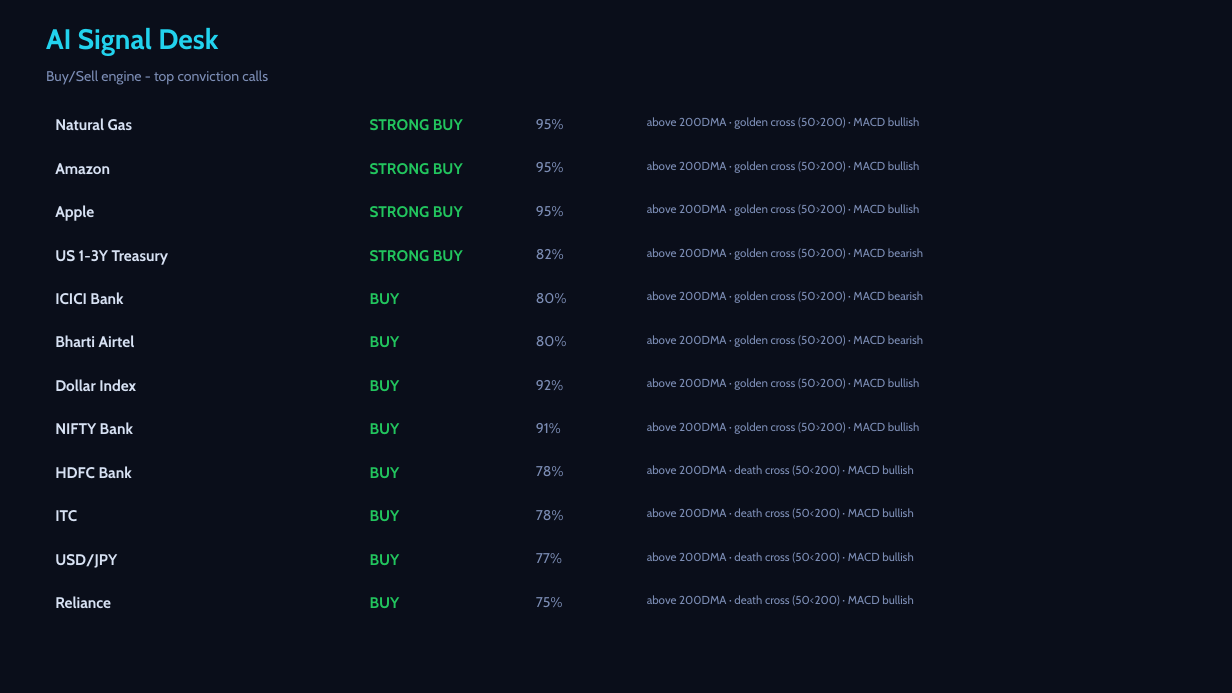
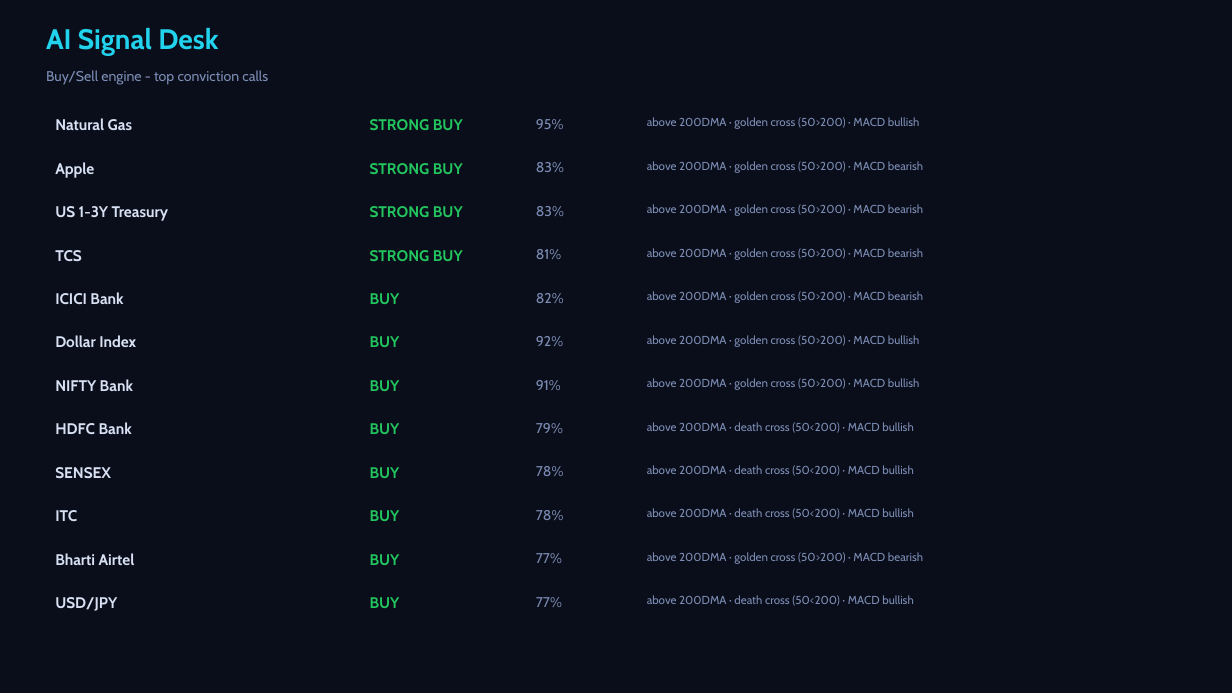
Before and after one commit to Pravkum23/pmr-terminal, a slide deck: slide 4 of docs/pmr_daily.pptx. Drawn at 1232x693 pixels with LibreOffice and Linux fonts; fonts in the diff are those of the drawing. Boxes give left, top, right and bottom in pixels: in the first picture for what was removed or moved away, otherwise in the second. Text is boxed around its words. In the diff, an @@ line names an element or a change of style, - is before the commit and + after.

```diff
--- a/docs/pmr_daily.pptx
+++ b/docs/pmr_daily.pptx
@@ text removed at (x1=55, y1=163, x2=110, y2=174) @@
-Amazon
@@ text at (x1=536, y1=162, x2=564, y2=172): text changed @@
-95%
+83%
@@ text at (x1=647, y1=161, x2=923, y2=173): text changed @@
-above 200DMA · golden cross (50>200) · MACD bullish
+above 200DMA · golden cross (50>200) · MACD bearish
@@ text at (x1=536, y1=206, x2=564, y2=216): text changed @@
-95%
+83%
@@ text at (x1=647, y1=204, x2=923, y2=216): text changed @@
-above 200DMA · golden cross (50>200) · MACD bullish
+above 200DMA · golden cross (50>200) · MACD bearish
@@ text added at (x1=55, y1=250, x2=82, y2=261), 12 pt, text #D7E1F3, bold @@
+TCS
@@ text added at (x1=536, y1=249, x2=561, y2=259), 11 pt, text #7C8DB5 @@
+81%
@@ text "82%" moved from (x1=536, y1=249, x2=564, y2=259) to (x1=536, y1=293, x2=564, y2=303) @@
@@ text removed at (x1=536, y1=293, x2=567, y2=303) @@
-80%
@@ text removed at (x1=536, y1=336, x2=567, y2=346) @@
-80%
@@ text at (x1=647, y1=335, x2=919, y2=347): text changed @@
-above 200DMA · golden cross (50>200) · MACD bearish
+above 200DMA · golden cross (50>200) · MACD bullish
@@ text added at (x1=55, y1=379, x2=133, y2=391), 12 pt, text #D7E1F3, bold @@
+NIFTY Bank
@@ 5 texts moved together from (x1=55, y1=205, x2=563, y2=433) to (x1=55, y1=162, x2=563, y2=390) @@
@@ text at (x1=55, y1=422, x2=132, y2=434): text changed @@
-NIFTY Bank
+HDFC Bank
@@ text added at (x1=536, y1=423, x2=563, y2=433), 11 pt, text #7C8DB5 @@
+79%
@@ text at (x1=647, y1=422, x2=913, y2=433): text changed @@
-above 200DMA · golden cross (50>200) · MACD bullish
+above 200DMA · death cross (50<200) · MACD bullish
@@ text at (x1=55, y1=467, x2=111, y2=478): text changed @@
-HDFC Bank
+SENSEX
@@ text "Bharti Airtel" moved from (x1=55, y1=335, x2=135, y2=347) to (x1=55, y1=553, x2=135, y2=565) @@
@@ text at (x1=647, y1=552, x2=923, y2=564): text changed @@
-above 200DMA · death cross (50<200) · MACD bullish
+above 200DMA · golden cross (50>200) · MACD bearish
@@ text "USD/JPY" moved from (x1=55, y1=554, x2=117, y2=568) to (x1=55, y1=597, x2=117, y2=611) @@
@@ text removed at (x1=55, y1=596, x2=111, y2=608) @@
-Reliance
@@ text at (x1=536, y1=597, x2=562, y2=607): text changed @@
-75%
+77%
```
Also in this commit, not shown: 3 other slides changed, 2 other files.
